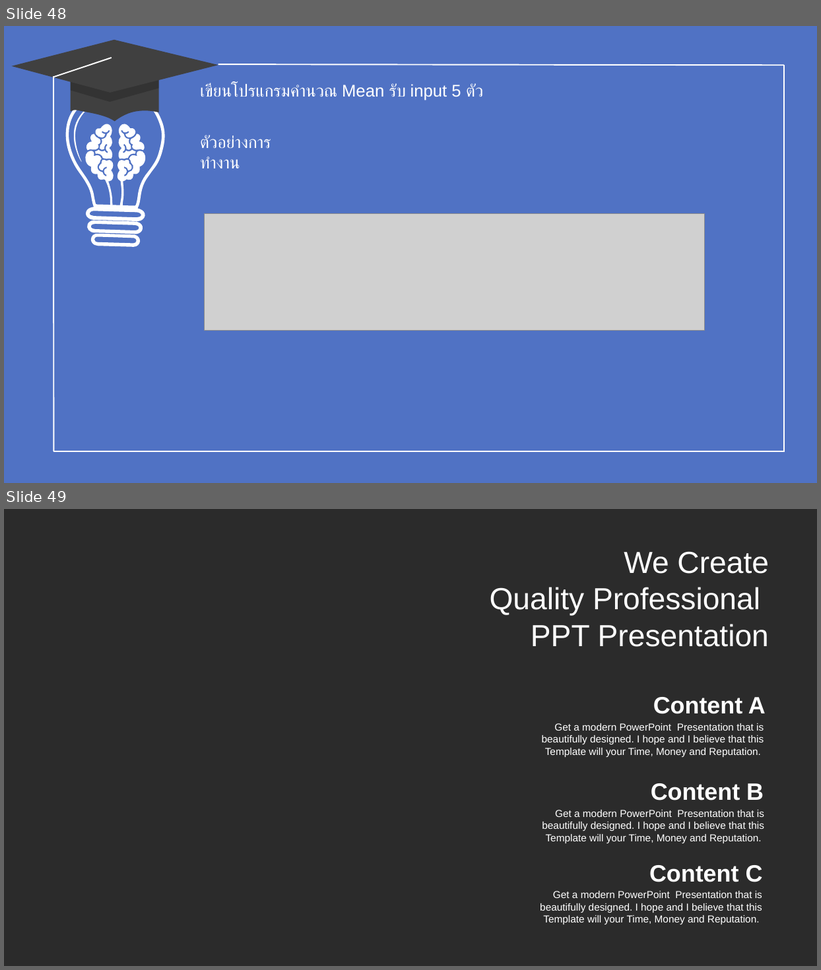
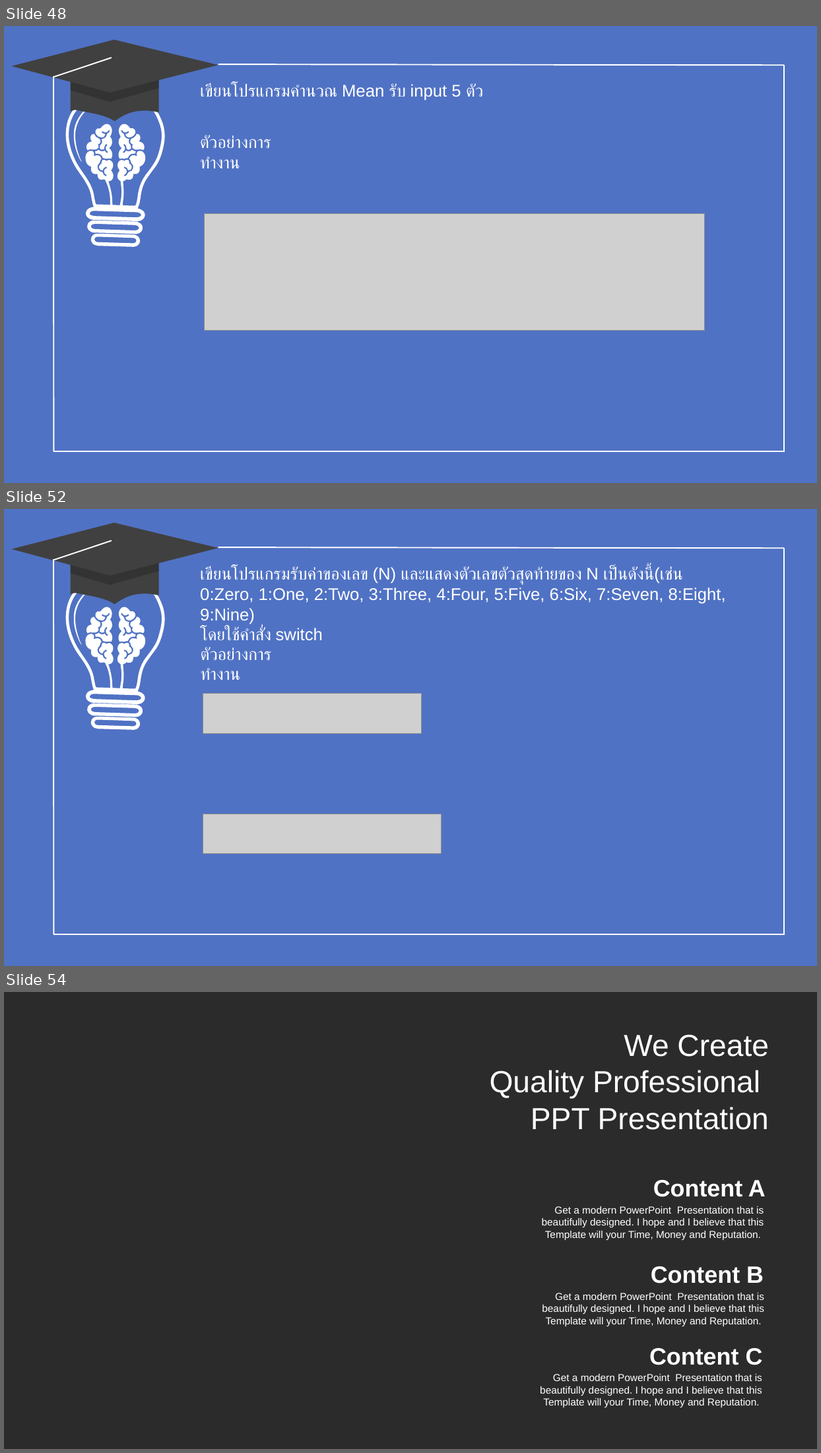
Before and after one commit to WatcharapolxFa/SolveProblemsIn-C-Language, a slide deck: TeachCLanguage/C.pptx. Shown one above the other, each under a label of ours: slides 48 and 49 before the commit, slides 48, 52 and 54 after it; the slides between them are not shown. The pictures are 821x970 and 821x1453 pixels, drawn with LibreOffice and Linux fonts; fonts in the diff are those of the drawing; grey boxes stand for pictures; background and template pictures are left out; a plain dark background stands for a picture behind light text. Boxes give left, top, right and bottom in pixels: in the first picture for what was removed or moved away, otherwise in the second. Text is boxed around its words. In the diff, an @@ line names an element or a change of style, - is before the commit and + after.

Commit message:
Complet nine Ex

```diff
--- a/TeachCLanguage/C.pptx
+++ b/TeachCLanguage/C.pptx
@@ slide 52 added at box(4, 509, 817, 966), background #5072C4 @@
@@ line added from (784, 548) to (218, 547), #FFFFFF 1.5 pt @@
@@ line added from (784, 548) to (784, 935), #FFFFFF 1.5 pt @@
@@ group added at box(11, 522, 218, 935): 3 freeform shapes, 2 lines @@
@@ text added at box(200, 566, 726, 640), 20 pt, text #FFFFFF @@
+เขียนโปรแกรมรับค่าของเลข (N) และแสดงตัวเลขตัวสุดท้ายของ N เป็นดังนี้(เช่น 0:Zero, 1:One, 2:Two, 3:Three, 4:Four, 5:Five, 6:Six, 7:Seven, 8:Eight, 9:Nine)
+โดยใช้คําสั่ง switch
@@ freeform shape added at box(65, 570, 164, 730), fill #FFFFFF @@
@@ freeform shape added at box(77, 601, 151, 693), fill #FFFFFF @@
@@ text added at box(201, 647, 272, 680), 20 pt, text #FFFFFF @@
+ตัวอย่างการทำงาน
@@ picture added at box(203, 693, 421, 733) @@
@@ picture added at box(203, 814, 441, 854) @@
@@ line added from (784, 935) to (54, 935), #FFFFFF 1.5 pt @@
@@ what was slide 49 is now slide 54 @@
```
Also in this commit, not shown: 1 slide changed, 4 other slides added, 1 slide removed, 16 other files.
